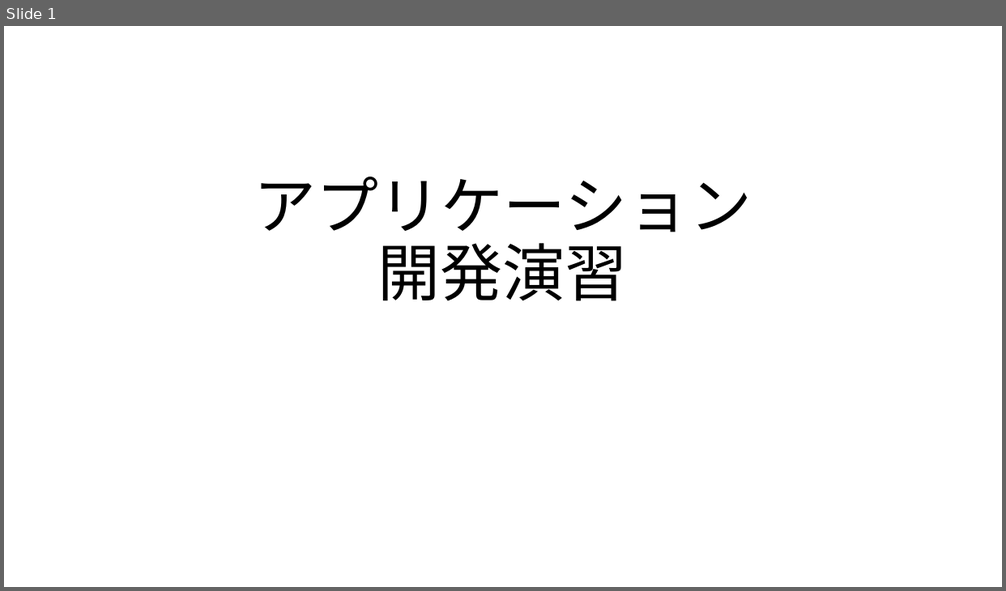
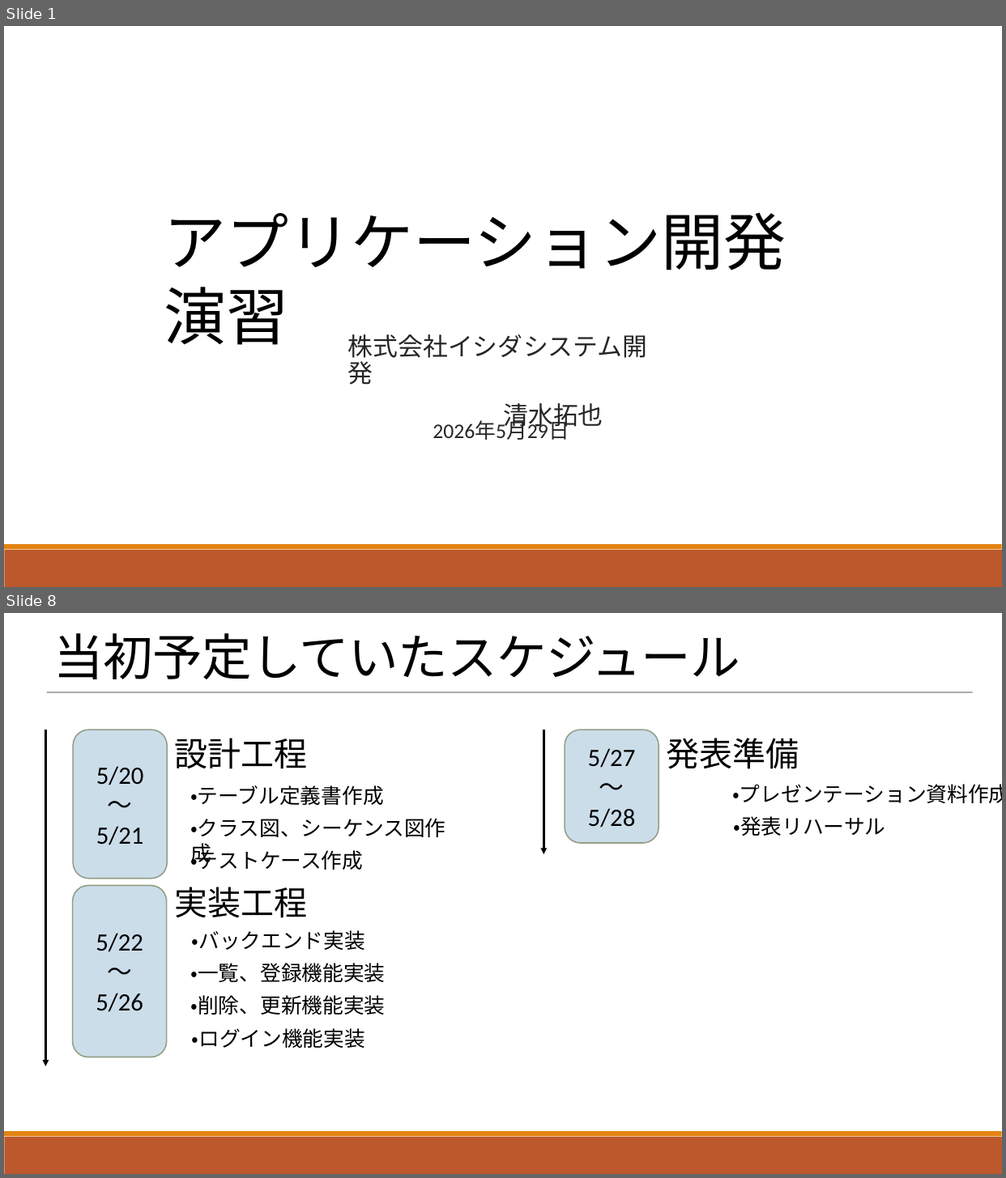
Before and after one commit to STHub65536/csharp_training_202605, a slide deck: docs/04_presentation/アプリケーション開発演習プレゼンテーション.pptx. Shown one above the other, each under a label of ours: slide 1 before the commit, slides 1 and 8 after it; the slides between them are not shown. The pictures are 1006x591 and 1006x1178 pixels, drawn with LibreOffice and Linux fonts; fonts in the diff are those of the drawing. Boxes give left, top, right and bottom in pixels: in the first picture for what was removed or moved away, otherwise in the second. Text is boxed around its words. In the diff, an @@ line names an element or a change of style, - is before the commit and + after.

Commit message:
プレゼン資料完成

```diff
--- a/docs/04_presentation/アプリケーション開発演習プレゼンテーション.pptx
+++ b/docs/04_presentation/アプリケーション開発演習プレゼンテーション.pptx
@@ slide 8 added at [4,613,1002,1174], background #FFFFFF; not listed: 2 template elements that a slide beside it also shows @@
@@ text added at [54,633,741,679], 48 pt, text #000000 @@
+当初予定していたスケジュール
@@ line added from (47, 692) to (973, 692), #000000 1 pt @@
@@ arrow added from (46, 730) to (46, 1067), #000000 2 pt @@
@@ rounded rectangle added at [73,730,167,879], fill #CCDDEA, outline #94A088 1.25 pt, 24 pt, text #000000 @@
+5/20
+～
+5/21
@@ arrow added from (543, 730) to (543, 855), #000000 2 pt @@
@@ rounded rectangle added at [565,730,659,843], fill #CCDDEA, outline #94A088 1.25 pt, 24 pt, text #000000 @@
+5/27
+～
+5/28
@@ text added at [174,738,307,769], 32 pt, text #000000 @@
+設計工程
@@ text added at [666,738,799,769], 32 pt, text #000000 @@
+発表準備
@@ text added at [190,786,384,805], 20 pt, text #000000 @@
+・テーブル定義書作成
@@ text added at [732,784,1002,803], 20 pt, text #000000 @@
+・プレゼンテーション資料作成
@@ text added at [190,818,445,837], 20 pt, text #000000 @@
+・クラス図、シーケンス図作成
@@ text added at [733,816,885,836], 20 pt, text #000000 @@
+・発表リハーサル
@@ text added at [190,847,363,870], 20 pt, text #000000 @@
+・テストケース作成
@@ rounded rectangle added at [73,885,167,1057], fill #CCDDEA, outline #94A088 1.25 pt, 24 pt, text #000000 @@
+5/22
+～
+5/26
@@ text added at [174,887,307,918], 32 pt, text #000000 @@
+実装工程
@@ text added at [192,931,365,950], 20 pt, text #000000 @@
+・バックエンド実装
@@ text added at [190,963,385,982], 20 pt, text #000000 @@
+・一覧、登録機能実装
@@ text added at [190,995,385,1015], 20 pt, text #000000 @@
+・削除、更新機能実装
@@ text added at [192,1029,365,1048], 20 pt, text #000000 @@
+・ログイン機能実装
@@ slide 1 changed as well @@
@@ text "アプリケーション開発演習" at [164,212,786,345]: vertical alignment bottom to top @@
@@ text at [164,212,786,345]: text changed; font Noto Sans CJK JP to Calibri @@
-アプリケーション
-開発演習
+アプリケーション開発演習
@@ text added at [348,335,647,431], 24 pt, text #262626 @@
+  株式会社イシダシステム開発
+  清水拓也
@@ text added at [432,421,569,440], 20 pt, text #262626 @@
+2026年5月29日
@@ rectangle added at [4,550,1002,587], fill #BD582C @@
@@ rectangle added at [4,544,1002,550], fill #E48312 @@
```
Also in this commit, not shown: 23 other slides added.
